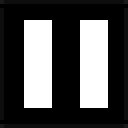
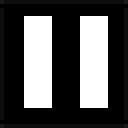
The second 128×128 image is a revision of the first. Changes to its layers:
painted on "Shape 1 copy" over [80, 16, 108, 20]
painted on "Shape 1" over [24, 16, 52, 20]
